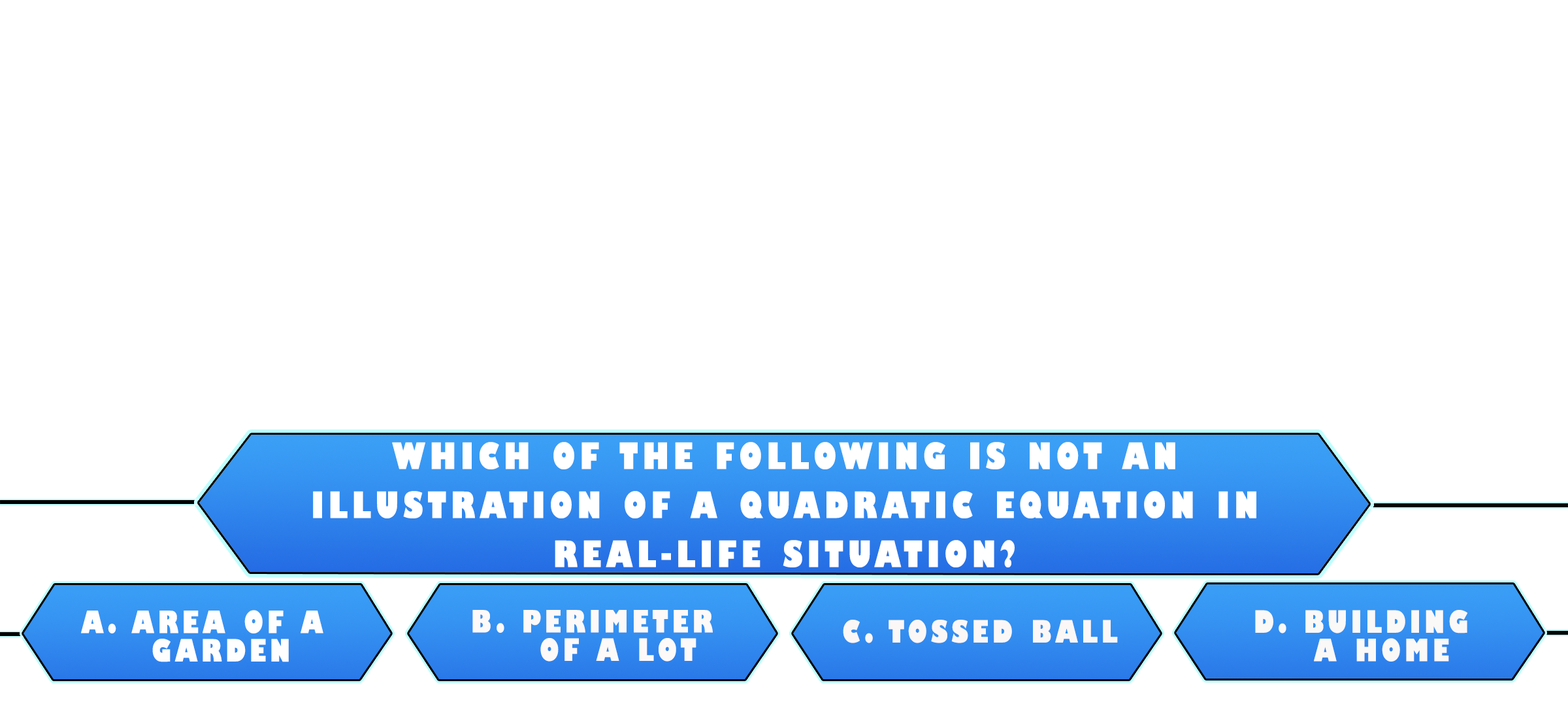
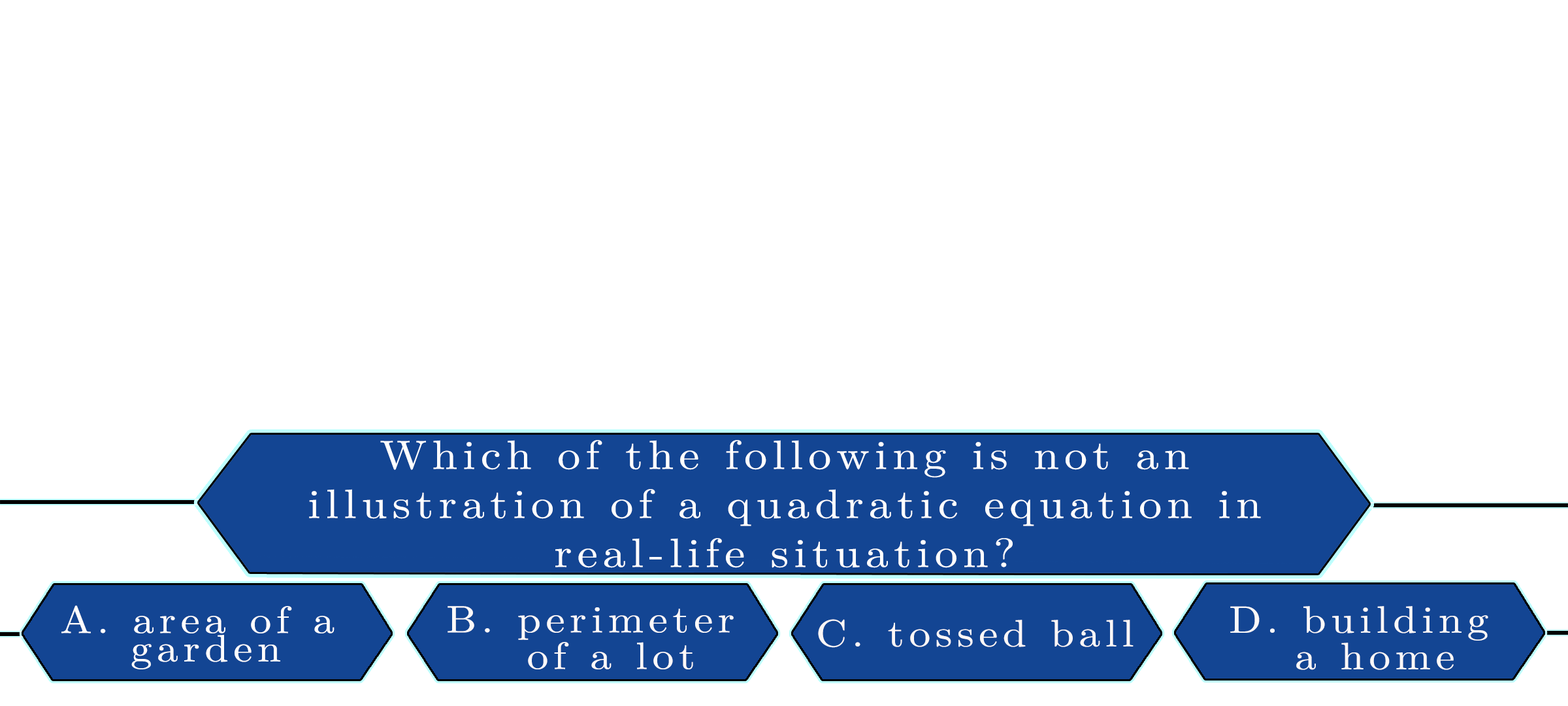
Two versions of the same layered image (1568 × 706). Layer-by-layer changes:
painted on "Which of the following is not an illustration of a quadratic eq" over [309, 439, 1261, 568]
painted on "Layer 7" over [199, 434, 1369, 573]
renamed "d. Building a Home" to "d. building a home", painted on it over [1230, 605, 1489, 670]
painted on "Layer 9" over [1176, 584, 1544, 679]
renamed "c. Tossed ball" to "c. tossed ball", painted on it over [817, 618, 1134, 648]
painted on "Layer 9 copy" over [793, 584, 1161, 679]
renamed "b. Perimeter of a lot" to "b. perimeter of a lot", painted on it over [447, 605, 734, 670]
painted on "Layer 9 copy 2" over [408, 584, 777, 679]
renamed "a. Area of a garden" to "a. area of a garden", painted on it over [61, 604, 335, 670]
painted on "Layer 9 copy 3" over [23, 584, 391, 679]
